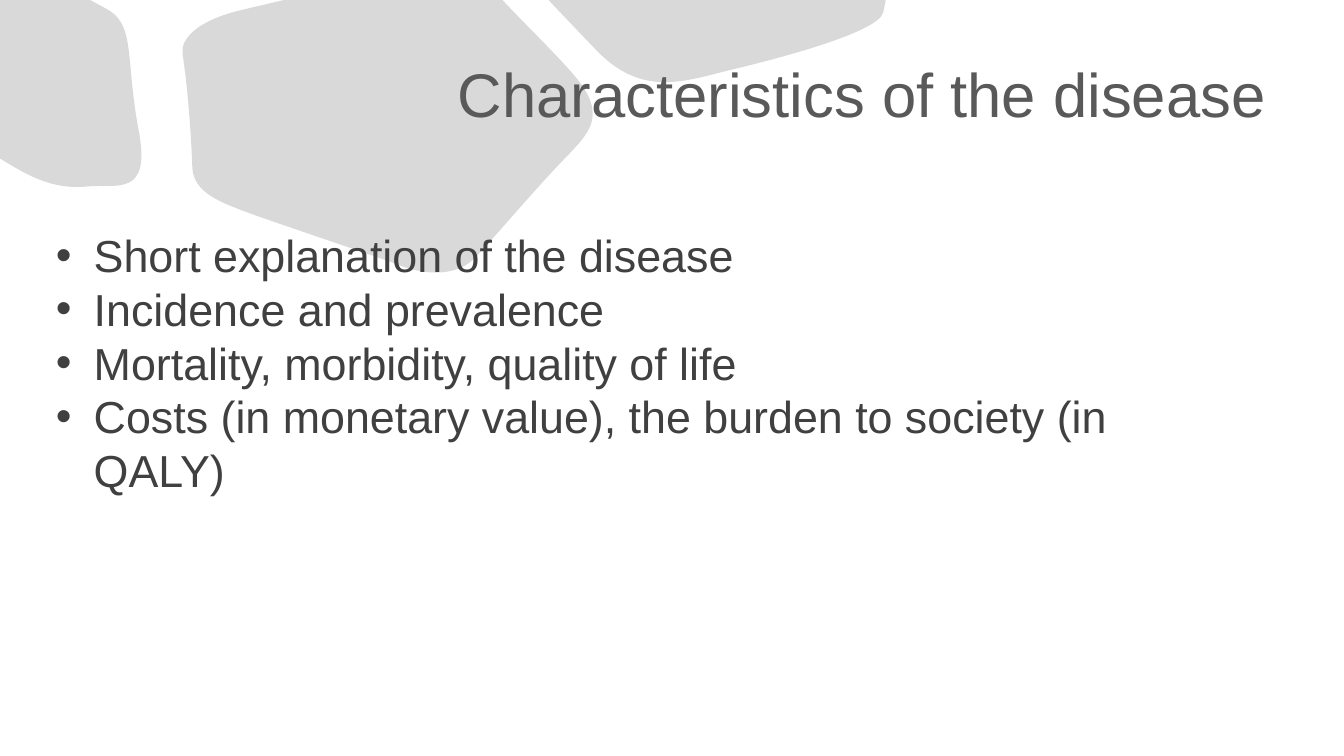
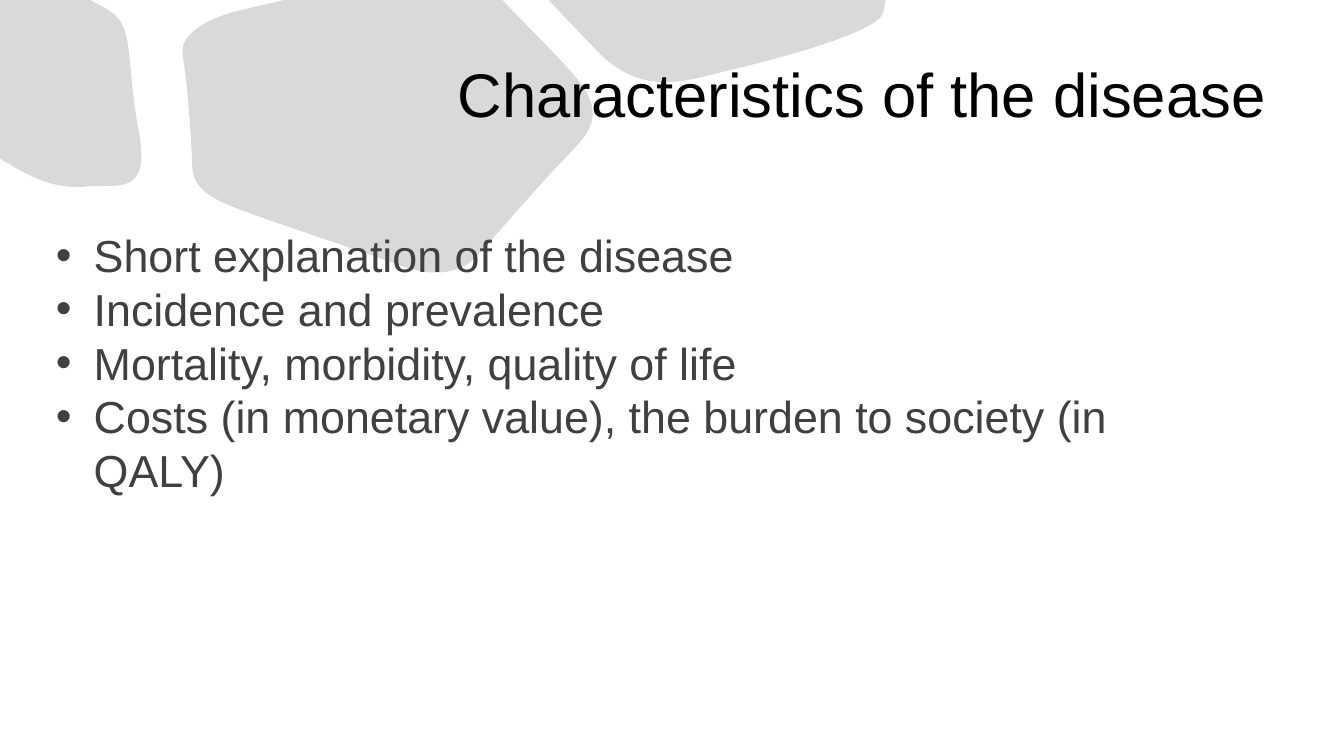
Before and after one commit to kostadinoff/SMU_seminar_in_economic-_evaluation_in_Healthcare, a slide deck: slide 2 of group_assigment/group_assigment.pptx. Drawn at 1344x756 pixels with LibreOffice and Linux fonts; fonts in the diff are those of the drawing. Boxes give left, top, right and bottom in pixels: in the first picture for what was removed or moved away, otherwise in the second. Text is boxed around its words. In the diff, an @@ line names an element or a change of style, - is before the commit and + after.

```diff
--- a/group_assigment/group_assigment.pptx
+++ b/group_assigment/group_assigment.pptx
@@ title "Characteristics of the disease" at (458,72,1265,118): text colour #595959 to #000000 @@
```
Also in this commit, not shown: 2 other slides changed, 4 other files.
